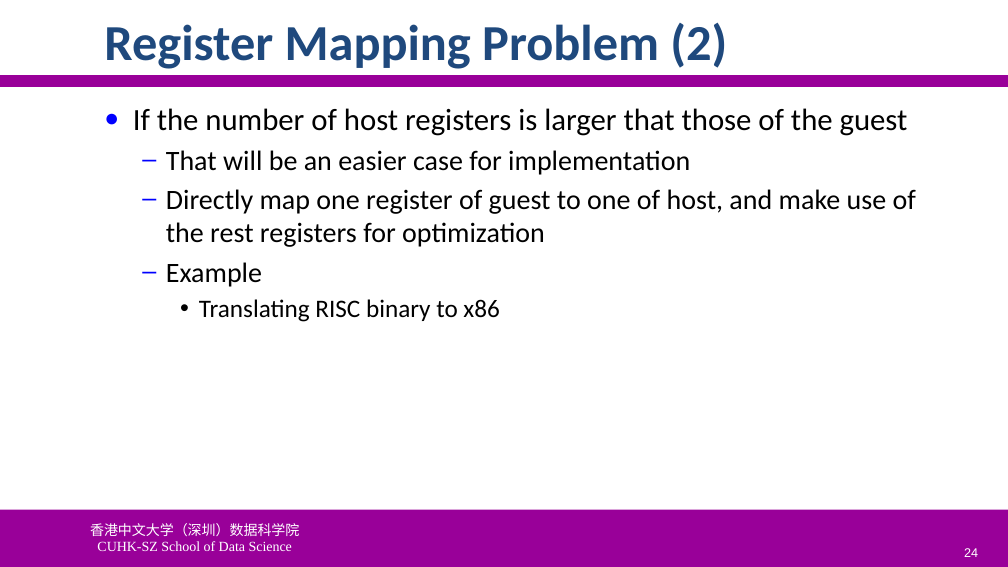
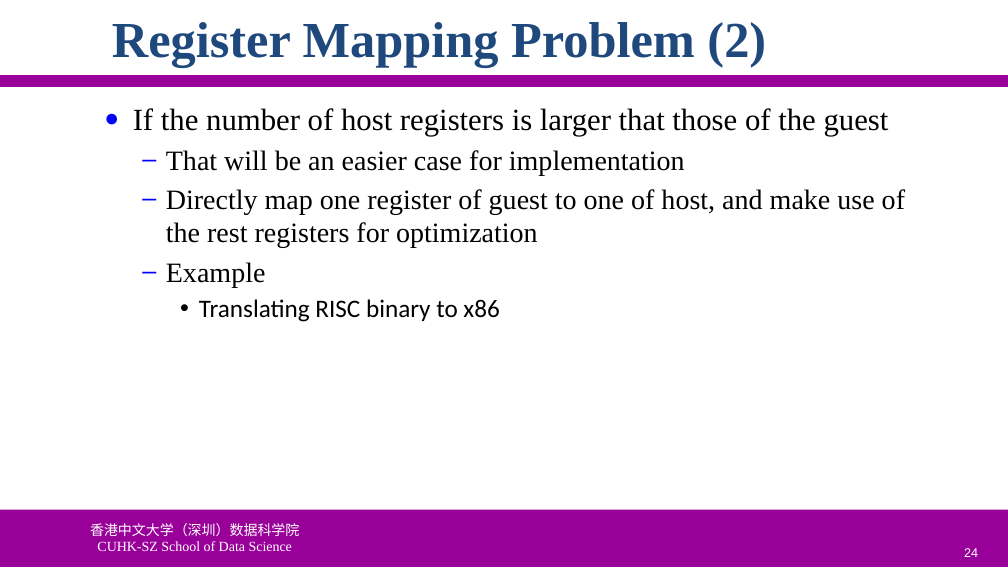
Before and after one commit to ychung1103/ychung1103.github.io, a slide deck: slide 24 of Slides/CSC6103/VT-02 System Virtualization.pptx. Drawn at 1008x567 pixels with LibreOffice and Linux fonts; fonts in the diff are those of the drawing; background and template pictures are left out. Boxes give left, top, right and bottom in pixels: in the first picture for what was removed or moved away, otherwise in the second. Text is boxed around its words. In the diff, an @@ line names an element or a change of style, - is before the commit and + after.

```diff
--- a/Slides/CSC6103/VT-02 System Virtualization.pptx
+++ b/Slides/CSC6103/VT-02 System Virtualization.pptx
@@ title "Register Mapping Problem (2)": place and size @@
-title "Register Mapping Problem (2)" at [104, 22, 727, 69]
+title "Register Mapping Problem (2)" at [112, 22, 766, 68]
@@ title "Register Mapping Problem (2)" at [112, 22, 766, 68]: font Calibri to Times New Roman @@
@@ text at [133, 108, 905, 287]: font Calibri to Times New Roman in "If the number of host registers is ...", "That will be an easier case for ...", "Directly map one register of guest to ...", "Example" @@
```
Also in this commit, not shown: 46 other slides changed, 1 other file.
